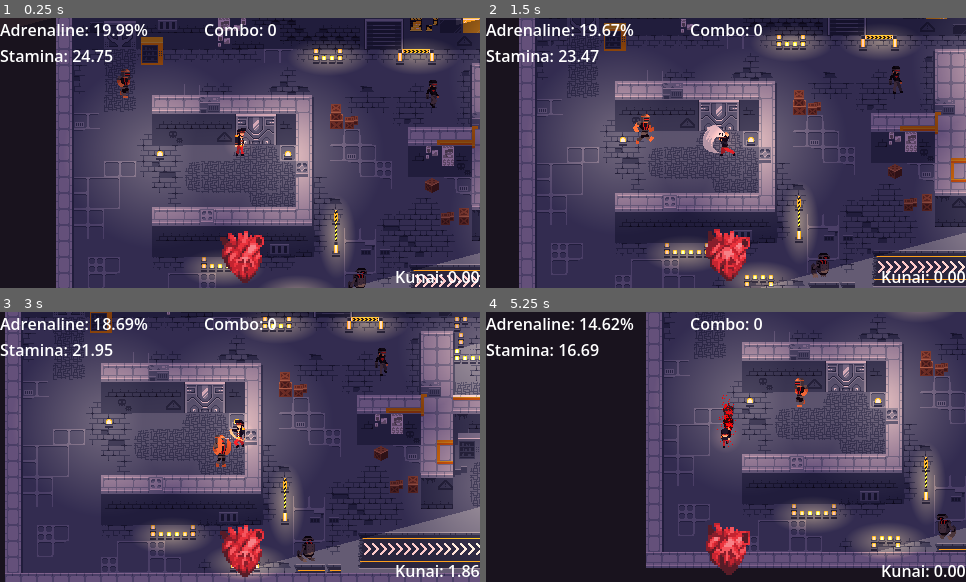
Above: before the commit, frames 1-4 (two rows, left to right).
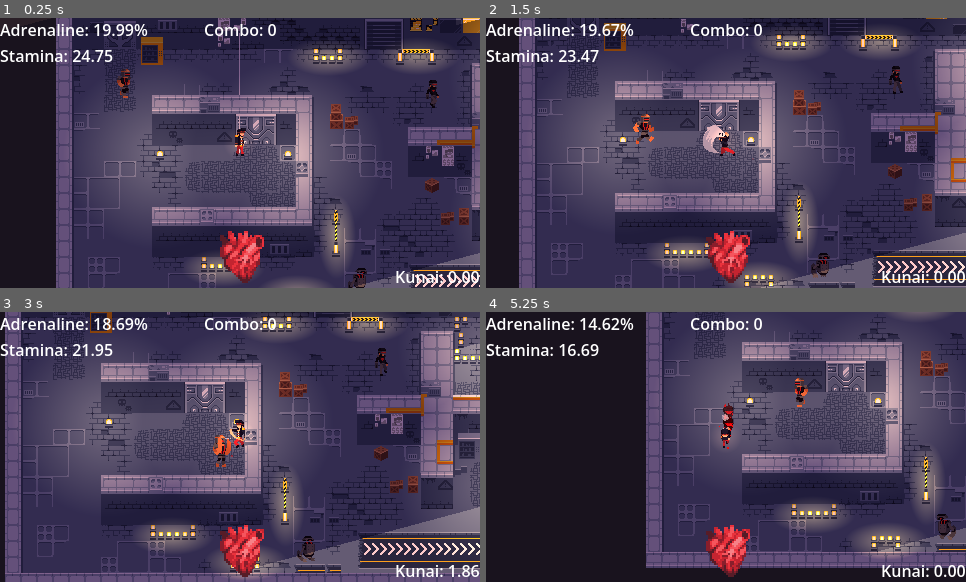
Above: after the commit, the same moments.

Repository: Kapcpa/gmtk-gamejam-2026
Game: Godot game, scene res://scenes/level0.tscn
Same seed, same stepped clock (60 frames per second), same inputs: the game is played once before the commit and once after it. Sound files missing from this copy of the repository are replaced by a short silence.
Inputs (mouse positions are in pixels of both pictures, inside the frame that each line leads up to):
- Up to frame 1 (0.25 s): no input
- Up to frame 2 (1.5 s): move the mouse to (831, 139) at 0.52 s; hold D (right) 0.53-1.28 s; tap Space (dash) at 0.6 s; move the mouse to (630, 166) at 1.27 s; hold S (down) from 1.28 s (still down); click (630, 166) at 1.35 s
- Up to frame 3 (3 s): tap Space (dash) at 1.55, 2.1 s; move the mouse to (288, 387) at 2.02 s; release S (down) at 2.03 s; hold D (right) 2.03-2.78 s; move the mouse to (216, 501) at 2.77 s; hold W (up) from 2.78 s (still down); right-click (216, 501) at 2.85 s
- Up to frame 4 (5.25 s): tap Space (dash) at 3.05, 3.6, 4.55, 5.1 s; move the mouse to (870, 487) at 3.52 s; release W (up) at 3.53 s; hold A (left) 3.53-5.03 s; tap R (restart) at 4.15 s; move the mouse to (582, 406) at 4.27 s; click (582, 406) at 4.35 s; move the mouse to (750, 447) at 5.02 s; hold S (down) from 5.03 s (still down)

The runs differ from the first frame. In frame 1, 0.4% of the frame differs, in the area x 45-55%, y 5-96%; in frame 2, 0.7%; in frame 3, 0.3%; in frame 4, 0.8%, in the area x 45-55%, y 30-99%.

Commit message:
dust particles

Diff:
--- a/scenes/hud.tscn
+++ b/scenes/hud.tscn
@@ -8,19 +8,23 @@
 atlas = ExtResource("2_oo0fn")
 region = Rect2(0, 0, 32, 32)
 
-[sub_resource type="AtlasTexture" id="AtlasTexture_wetln"]
+[sub_resource type="AtlasTexture" id="AtlasTexture_5ysmq"]
 atlas = ExtResource("2_oo0fn")
 region = Rect2(32, 0, 32, 32)
 
-[sub_resource type="AtlasTexture" id="AtlasTexture_ooohs"]
+[sub_resource type="AtlasTexture" id="AtlasTexture_6fi6k"]
 atlas = ExtResource("2_oo0fn")
 region = Rect2(64, 0, 32, 32)
 
-[sub_resource type="AtlasTexture" id="AtlasTexture_pnrra"]
+[sub_resource type="AtlasTexture" id="AtlasTexture_uo2fv"]
 atlas = ExtResource("2_oo0fn")
 region = Rect2(0, 32, 32, 32)
 
-[sub_resource type="AtlasTexture" id="AtlasTexture_5xwn4"]
+[sub_resource type="AtlasTexture" id="AtlasTexture_047uy"]
+atlas = ExtResource("2_oo0fn")
+region = Rect2(32, 32, 32, 32)
+
+[sub_resource type="AtlasTexture" id="AtlasTexture_5pdws"]
 atlas = ExtResource("2_oo0fn")
 region = Rect2(64, 32, 32, 32)
 
@@ -31,18 +35,21 @@
 "texture": SubResource("AtlasTexture_6hrqr")
 }, {
 "duration": 1.0,
-"texture": SubResource("AtlasTexture_wetln")
+"texture": SubResource("AtlasTexture_5ysmq")
 }, {
 "duration": 1.0,
-"texture": SubResource("AtlasTexture_ooohs")
+"texture": SubResource("AtlasTexture_6fi6k")
 }, {
 "duration": 1.0,
-"texture": SubResource("AtlasTexture_pnrra")
+"texture": SubResource("AtlasTexture_uo2fv")
 }, {
 "duration": 1.0,
-"texture": SubResource("AtlasTexture_5xwn4")
+"texture": SubResource("AtlasTexture_047uy")
+}, {
+"duration": 1.0,
+"texture": SubResource("AtlasTexture_5pdws")
 }],
-"loop": 2,
+"loop": 1,
 "name": &"default",
 "speed": 18.0
 }]
@@ -87,7 +94,7 @@
 scale = Vector2(2, 2)
 sprite_frames = SubResource("SpriteFrames_5ysmq")
 autoplay = "default"
-frame_progress = 0.10676402
+frame_progress = 0.998644
 
 [node name="Heartbeat" type="AudioStreamPlayer" parent="." unique_id=1698243286]
 stream = ExtResource("3_5ysmq")
--- a/scenes/player.tscn
+++ b/scenes/player.tscn
@@ -11,6 +11,7 @@
 [ext_resource type="AudioStream" uid="uid://db8cliwql134m" path="res://audio/sword_2.wav" id="9_d2wvv"]
 [ext_resource type="Texture2D" uid="uid://cxxu7e6tntb6p" path="res://sprites/dash particle.png" id="10_y4r1p"]
 [ext_resource type="Texture2D" uid="uid://cxiathp1p20td" path="res://sprites/dash particle1.png" id="12_3v2ag"]
+[ext_resource type="Texture2D" uid="uid://du47foijys2q8" path="res://sprites/dust.png" id="12_f1ej7"]
 [ext_resource type="Texture2D" uid="uid://b2ulgt346sg4f" path="res://sprites/tilemaps/2d_lights_and_shadows_neutral_point_light.png" id="12_jej6c"]
 [ext_resource type="AudioStream" uid="uid://d4nrjqxhlstal" path="res://audio/kunai_target_acquired_0.wav" id="13_jej6c"]
 
@@ -824,29 +825,60 @@
 atlas = ExtResource("2_g2els")
 region = Rect2(96, 96, 48, 48)
 
-[sub_resource type="Curve" id="Curve_d2wvv"]
-_data = [Vector2(0.011538461, 1), 0.0, 0.0, 0, 0, Vector2(0.9961539, 0), -2.8709466, 0.0, 0, 0]
+[sub_resource type="Curve" id="Curve_447s4"]
+_data = [Vector2(0.25925922, 1), 0.0, 0.15637054, 0, 0, Vector2(1, 0.014285684), -3.3147295, 0.0, 0, 0]
 point_count = 2
 
-[sub_resource type="CurveTexture" id="CurveTexture_pqq0b"]
-curve = SubResource("Curve_d2wvv")
-
-[sub_resource type="ParticleProcessMaterial" id="ParticleProcessMaterial_fceub"]
+[sub_resource type="CurveTexture" id="CurveTexture_ib0mu"]
+curve = SubResource("Curve_447s4")
+
+[sub_resource type="ParticleProcessMaterial" id="ParticleProcessMaterial_ib0mu"]
+lifetime_randomness = 0.27
 particle_flag_disable_z = true
-emission_shape_scale = Vector3(10, 10, 1)
-emission_shape = 1
-emission_sphere_radius = 1.0
+inherit_velocity_ratio = 0.255
+velocity_pivot = Vector3(1, 0, 0)
+direction = Vector3(0, 0, 0)
+spread = 180.0
+initial_velocity_min = 50.0
+initial_velocity_max = 50.0
+gravity = Vector3(0, 0, 0)
+scale_max = 2.0
+color = Color(1, 0.060000002, 0.060000002, 1)
+alpha_curve = SubResource("CurveTexture_ib0mu")
+
+[sub_resource type="CanvasItemMaterial" id="CanvasItemMaterial_fceub"]
+particles_animation = true
+particles_anim_h_frames = 8
+particles_anim_v_frames = 1
+particles_anim_loop = false
+
+[sub_resource type="Curve" id="Curve_m2qik"]
+_data = [Vector2(0, 0.82380944), 0.0, 0.0, 0, 0, Vector2(1, 0), 0.0, 0.0, 0, 0]
+point_count = 2
+
+[sub_resource type="CurveTexture" id="CurveTexture_afuoy"]
+curve = SubResource("Curve_m2qik")
+
+[sub_resource type="Curve" id="Curve_f1ej7"]
+_data = [Vector2(0, 1), 0.0, 0.0, 0, 0, Vector2(1, 0.017699122), 0.0, 0.0, 0, 0]
+point_count = 2
+
+[sub_resource type="CurveTexture" id="CurveTexture_f1ej7"]
+curve = SubResource("Curve_f1ej7")
+
+[sub_resource type="ParticleProcessMaterial" id="ParticleProcessMaterial_447s4"]
+particle_flag_disable_z = true
 angle_min = 1.0728835e-05
-angle_max = 720.0
-direction = Vector3(1, 1, 0)
-spread = 13.741
-gravity = Vector3(0, 0, 0)
-linear_accel_min = -100.0
-linear_accel_max = -100.0
-radial_accel_min = -2.2351742e-06
-radial_accel_max = -2.2351742e-06
-scale_curve = SubResource("CurveTexture_pqq0b")
-color = Color(1, 0, 0, 1)
+angle_max = 360.00003
+direction = Vector3(0, 0, 0)
+spread = 145.417
+initial_velocity_min = 10.0
+initial_velocity_max = 10.0
+gravity = Vector3(0, -5, 0)
+scale_curve = SubResource("CurveTexture_f1ej7")
+alpha_curve = SubResource("CurveTexture_afuoy")
+anim_speed_min = 1.0
+anim_speed_max = 1.0
 
 [node name="player" type="CharacterBody2D" unique_id=121862516]
 collision_layer = 2
@@ -861,7 +893,8 @@
 [node name="AnimatedSprite2D" type="AnimatedSprite2D" parent="." unique_id=176100917]
 z_index = 2
 sprite_frames = SubResource("SpriteFrames_ib0mu")
-animation = &"side"
+animation = &"side_dash"
+frame_progress = 0.50319296
 offset = Vector2(0, -13)
 
 [node name="melee_hitbox" type="Area2D" parent="." unique_id=722629095]
@@ -886,7 +919,6 @@
 collide_with_bodies = false
 
 [node name="debug_throw" type="Line2D" parent="throw_hitbox" unique_id=1014247595]
-visible = false
 z_index = 1
 points = PackedVector2Array(0, 0, 0, 0)
 width = 1.0
@@ -939,17 +971,24 @@
 one_shot = true
 process_material = SubResource("ParticleProcessMaterial_idpl1")
 
-[node name="dash_burst" type="GPUParticles2D" parent="dash_particle" unique_id=1712615164]
+[node name="dash_burst" type="GPUParticles2D" parent="dash_particle" unique_id=1067143232]
 z_index = 1
-position = Vector2(1, -8)
+position = Vector2(0, -1)
 emitting = false
-amount = 100
-lifetime = 0.3
+amount = 22
+lifetime = 0.5
 one_shot = true
-speed_scale = 1.06
-explosiveness = 0.61
-randomness = 0.37
-process_material = SubResource("ParticleProcessMaterial_fceub")
+process_material = SubResource("ParticleProcessMaterial_ib0mu")
+
+[node name="GPUParticles2D" type="GPUParticles2D" parent="dash_particle" unique_id=1204315142]
+z_index = 1
+material = SubResource("CanvasItemMaterial_fceub")
+position = Vector2(0, 1)
+emitting = false
+texture = ExtResource("12_f1ej7")
+lifetime = 0.5
+one_shot = true
+process_material = SubResource("ParticleProcessMaterial_447s4")
 
 [node name="PointLight2D" type="PointLight2D" parent="." unique_id=1058637055]
 position = Vector2(0, -10)
--- a/scripts/player.gd
+++ b/scripts/player.gd
@@ -16,6 +16,7 @@
 @onready var dash_down: GPUParticles2D = $dash_particle/dash_down
 @onready var dash_explode: GPUParticles2D = $dash_particle/dash_burst
 @onready var kunai_sound: AudioStreamPlayer2D = $kunai_sound
+@onready var dust_particles: GPUParticles2D = $dash_particle/GPUParticles2D
 
 enum State {
 	IDLE,
@@ -211,6 +212,7 @@
 		_change_state(State.DASHING)
 		dash_explode.restart()
 		dash_ghost_effect()
+		dust_particles.restart()
 
 
 func _state_dashing(_delta: float) -> void:
Not shown: 1 places in scenes/player.tscn that only renumber resources
Binary file added: sprites/dust.png
Not shown, added: sprites/dust.png.import
